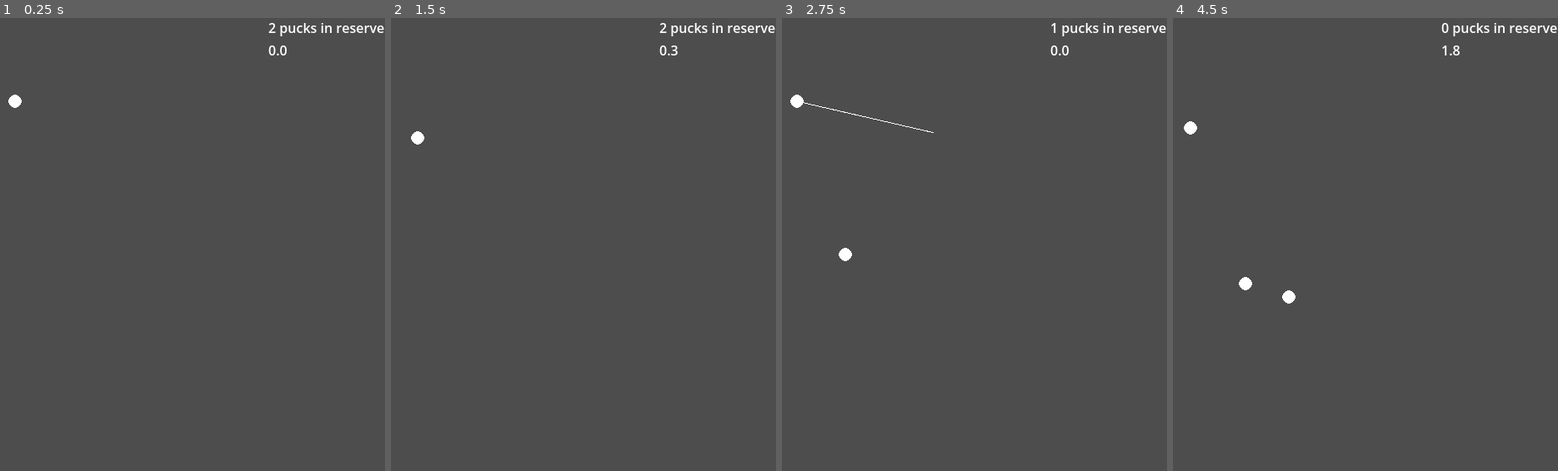
Above: before the commit, frames 1-4 (left to right).
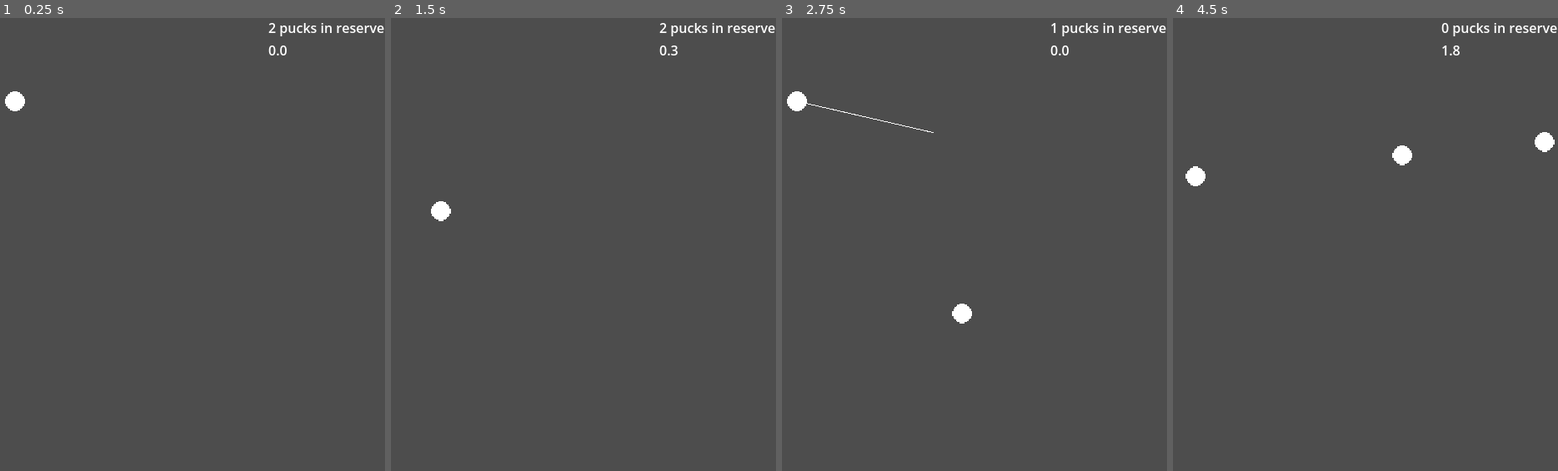
Above: after the commit, the same moments.

Repository: autumn-heights/levelherup-jam-2026
Game: Godot game, scene res://scenes/world.tscn
The game is run twice, just before and just after one commit, with the same random seed, the same clock (stepped at 60 frames per second) and the same inputs.
Inputs (mouse positions are in pixels of both pictures, inside the frame that each line leads up to):
- Up to frame 1 (0.25 s): no input
- Up to frame 2 (1.5 s): tap Enter at 0.5 s; move the mouse to (648, 221) at 0.52 s; press the mouse at (648, 221) at 0.53 s; tap Space at 1.25 s; move the mouse to (460, 267) at 1.27 s; release the mouse at (460, 267) at 1.28 s; click (460, 267) at 1.35 s
- Up to frame 3 (2.75 s): move the mouse to (986, 144) at 2.02 s; press the mouse at (986, 144) at 2.03 s
- Up to frame 4 (4.5 s): move the mouse to (1307, 335) at 2.77 s; release the mouse at (1307, 335) at 2.78 s; click (1307, 335) at 2.85 s; move the mouse to (1465, 312) at 3.52 s; press the mouse at (1465, 312) at 3.53 s; move the mouse to (1196, 176) at 4.27 s; release the mouse at (1196, 176) at 4.28 s; click (1196, 176) at 4.35 s

The runs differ from the first frame. In frame 1, 0.1% of the frame differs, in the area x 1-7%, y 16-21%; in frame 2, 0.2%; in frame 3, 0.3%; in frame 4, 0.7%, in the area x 2-100%, y 22-64%.

Commit message:
fixed puck bouncy physics

Diff:
--- a/fill-bucket-golf/scenes/puck.gd
+++ b/fill-bucket-golf/scenes/puck.gd
@@ -11,5 +11,5 @@
 
 # Called every frame. 'delta' is the elapsed time since the previous frame.
 func _process(_delta: float) -> void:
-	linear_velocity *= (1-puck_friction);
+	#linear_velocity *= (1-puck_friction);
 	pass
--- a/fill-bucket-golf/scenes/puck.tscn
+++ b/fill-bucket-golf/scenes/puck.tscn
@@ -3,16 +3,24 @@
 [ext_resource type="Script" uid="uid://dvhqabxjblvam" path="res://scenes/puck.gd" id="1_c1wug"]
 [ext_resource type="Texture2D" uid="uid://brupcqgy6kamt" path="res://ART/ball-export.png" id="1_gj0yh"]
 
+[sub_resource type="PhysicsMaterial" id="PhysicsMaterial_rwgxs"]
+friction = 0.0
+bounce = 1.0
+
 [sub_resource type="CircleShape2D" id="CircleShape2D_h7q0l"]
 radius = 8.0
 
 [node name="Puck" type="RigidBody2D" unique_id=258505777]
+physics_material_override = SubResource("PhysicsMaterial_rwgxs")
 gravity_scale = 0.0
+linear_damp = 0.8
 script = ExtResource("1_c1wug")
 
 [node name="Sprite2D" type="Sprite2D" parent="." unique_id=2111697780]
 texture_filter = 1
+scale = Vector2(1.5, 1.5)
 texture = ExtResource("1_gj0yh")
 
 [node name="CollisionShape2D" type="CollisionShape2D" parent="." unique_id=669082341]
+scale = Vector2(1.5, 1.5)
 shape = SubResource("CircleShape2D_h7q0l")
--- a/fill-bucket-golf/scenes/thrower.gd
+++ b/fill-bucket-golf/scenes/thrower.gd
@@ -5,7 +5,7 @@
 const BAR_OFFSET = 2;
 
 @export var MIN_FORCE = 30;
-@export var MAX_FORCE = 400
+@export var MAX_FORCE = 1200
 
 
 var current_angle = 0;
--- a/fill-bucket-golf/scenes/world.gd
+++ b/fill-bucket-golf/scenes/world.gd
@@ -43,6 +43,7 @@
 	print("shooting a puck.. with angle: ", angle, " and strength ", strength)
 
 	# apply a physics impulse to the puck
+	current_puck.freeze = 0;
 	current_puck.apply_impulse(Vector2.RIGHT.rotated(angle).normalized() * strength)
 
 	# if it was the last puck, wait for them all to finish timer
@@ -65,6 +66,7 @@
 		current_puck = scene_puck.instantiate();
 		add_child(current_puck)
 		current_puck.position = Vector2i(100,100);
+		current_puck.freeze = 1;
 		thrower.ready_up()
 		all_pucks.append(current_puck);
 		thrower.position = current_puck.position;
